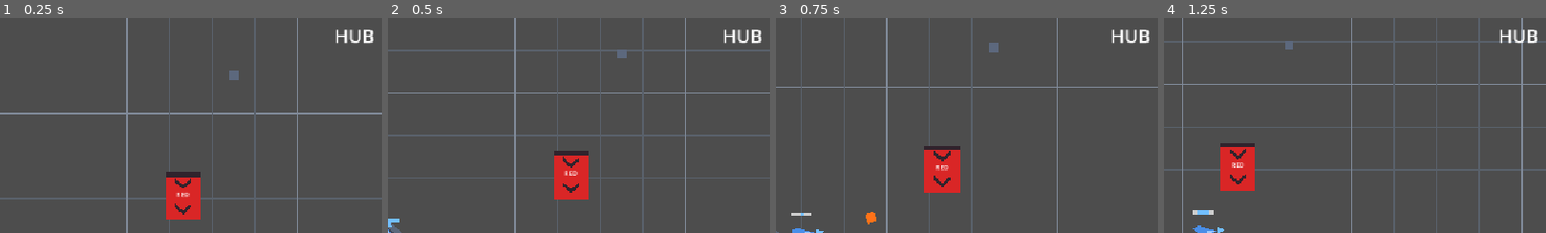
Above: before the commit, frames 1-4 (left to right).
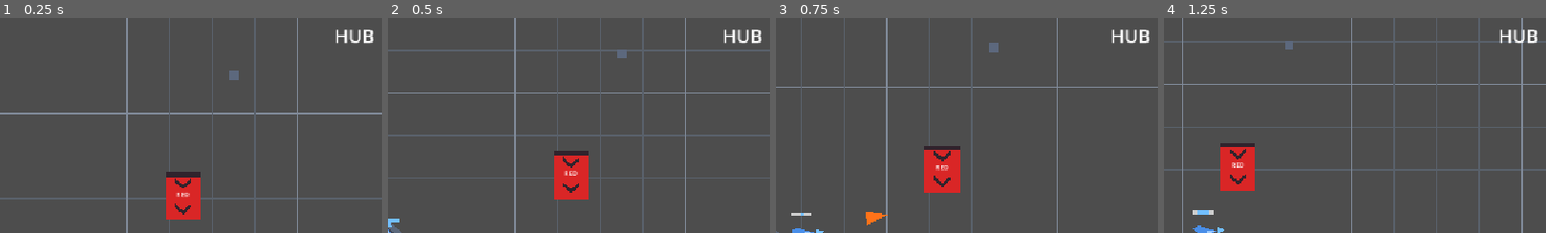
Above: after the commit, the same moments.

Repository: BestestGameStudio/gangU
Game: Godot game, scene res://scenes/main.tscn
Same seed, same stepped clock (60 frames per second), same inputs: the game is played once before the commit and once after it.
Inputs (mouse positions are % of the whole screen's width and height, from its top left):
- Up to frame 1 (0.25 s): no input
- Up to frame 2 (0.5 s): no input
- Up to frame 3 (0.75 s): tap Enter at 0.5 s; move the mouse to (72, 45) at 0.52 s; hold D (move_right) from 0.53 s (still down); hold Space (cast) from 0.53 s (still down)
- Up to frame 4 (1.25 s): keep holding D (move_right); keep holding Space (cast)
The pictures show only the part of the screen within x 50-100%, y 0-50%; the shares and areas given below are measured in that part.

Frames 1-2 are identical in both runs. In frame 3, less than 0.1% of the frame differs, in the area x 23-30%, y 90-97%; in frame 4, nothing differs.

Commit message:
[96] Projectile visual identity: direction-legible dart, per-spell tint (#120)
NEW root-sibling Dart Polygon2D (flat +X arrowhead) follows root flight rotation; additive-only projectile.gd lines tint Dart with spell projectile_color and scale it radius/4 (new decor node only). Existing Visual spin/pulse, root scale, collision untouched. NEW test96_projectile_visual.gd (20 checks) pins dart geometry/tint/scale/no-local-rotation, core preservation, constants, in-flight behavior; 6-FAIL negative leg on pre-merge base. Independent review + reviewer-captured mid-flight frame: instinct-projects.

Diff:
--- a/scenes/projectile.tscn
+++ b/scenes/projectile.tscn
@@ -8,6 +8,9 @@
 [node name="Projectile" type="Area2D"]
 script = ExtResource("1_proj")
 
+[node name="Dart" type="Polygon2D" parent="."]
+polygon = PackedVector2Array(12, 0, -4, 5, -1, 0, -4, -5)
+
 [node name="Visual" type="Polygon2D" parent="."]
 polygon = PackedVector2Array(-4, 0, 0, -4, 4, 0, 0, 4)
 
--- a/scripts/projectile.gd
+++ b/scripts/projectile.gd
@@ -32,6 +32,10 @@
 	$CollisionShape2D.shape = $CollisionShape2D.shape.duplicate() # per-spell radius must not leak across instances (#4 gate)
 	$CollisionShape2D.shape.radius = spell.radius
 	$Visual.color = spell.projectile_color
+	# #96: direction-legible dart - same per-spell tint and radius scale as the
+	# core. Points +X; the root's rotation already faces the flight direction.
+	$Dart.color = spell.projectile_color
+	$Dart.scale = Vector2(spell.radius / 4.0, spell.radius / 4.0)
 	var _vis_scale := spell.radius / 4.0 # Visual polygon is authored at radius 4
 	$Visual.scale = Vector2(_vis_scale, _vis_scale)
 	body_entered.connect(_on_body_entered)
--- /dev/null
+++ b/scripts/test96_projectile_visual.gd
@@ -0,0 +1,98 @@
+extends SceneTree
+## #96 acceptance driver (headless). Proves the projectile visual identity +
+## direction readability pass within its exact window:
+##   dart       - NEW root-sibling "Dart" Polygon2D, exact flat arrowhead
+##                geometry authored pointing +X; root rotation faces flight
+##                direction (setup + homing steer already rotate the root)
+##   tint/scale - Dart gets spell.projectile_color and radius/4 scale, same
+##                as the core (fire_ball orange/2.25, homing beam cyan/3.5)
+##   preserved  - Visual diamond core polygon + tint + radius scale
+##                unchanged; spin/pulse constants unchanged; Visual still
+##                spins in flight while the Dart does NOT rotate locally;
+##                collision circle r4 scene base unchanged (per-spell
+##                radius behavior identical to base)
+## The dart legs FAIL on the old base (no Dart node) - meaningful negative.
+
+const DART_POLY: Array[Vector2] = [Vector2(12, 0), Vector2(-4, 5), Vector2(-1, 0), Vector2(-4, -5)]
+const CORE_POLY: Array[Vector2] = [Vector2(-4, 0), Vector2(0, -4), Vector2(4, 0), Vector2(0, 4)]
+
+var failures := 0
+
+func _check(ok: bool, label: String) -> void:
+	if ok:
+		print("[96] ", label, " -> PASS")
+	else:
+		failures += 1
+		print("[96] ", label, " -> FAIL")
+
+func _poly_pts(p: Polygon2D) -> Array[Vector2]:
+	var out: Array[Vector2] = []
+	for v in p.polygon:
+		out.append(v)
+	return out
+
+func _spawn(spell: Spell, dir: Vector2) -> Area2D:
+	var p: Area2D = load("res://scenes/projectile.tscn").instantiate()
+	var src := Node2D.new()
+	get_root().add_child(src)
+	p.setup(spell, dir, src)
+	get_root().add_child(p)
+	return p
+
+func _initialize() -> void:
+	var root := get_root()
+
+	# ---- scene structure (stringly-loaded, unspawned) ----
+	var scene: PackedScene = load("res://scenes/projectile.tscn")
+	var probe: Area2D = scene.instantiate()
+	var dart_scene := probe.get_node_or_null("Dart") as Polygon2D
+	_check(dart_scene != null, "Dart Polygon2D present as root child")
+	_check(dart_scene != null and _poly_pts(dart_scene) == DART_POLY, "Dart exact arrowhead geometry (+X tip)")
+	var vis_scene := probe.get_node_or_null("Visual") as Polygon2D
+	_check(vis_scene != null and _poly_pts(vis_scene) == CORE_POLY, "Visual diamond core polygon unchanged")
+	var col_scene := probe.get_node_or_null("CollisionShape2D") as CollisionShape2D
+	_check(col_scene != null and col_scene.shape is CircleShape2D and is_equal_approx(col_scene.shape.radius, 4.0), "collision circle r4 scene base unchanged")
+	probe.free()
+
+	# ---- direction legibility of the authored shape ----
+	var xs := DART_POLY.map(func(v): return v.x)
+	_check(xs.max() >= 2.0 * absf(xs.min()), "dart forward-asymmetric (tip clearly ahead of tail)")
+
+	# ---- per-spell tint + radius scale (fire_ball r9 orange) ----
+	var fire: Spell = load("res://resources/spells/fire_ball.tres")
+	var p1 := _spawn(fire, Vector2.RIGHT)
+	await process_frame # _ready (tint/scale) applies on the first idle frame
+	var d1 := p1.get_node_or_null("Dart") as Polygon2D
+	_check(d1 != null, "spawned Dart present (fire_ball)")
+	if d1 != null:
+		_check(d1.color == fire.projectile_color, "Dart per-spell tint (fire orange)")
+		_check(is_equal_approx(d1.scale.x, fire.radius / 4.0) and is_equal_approx(d1.scale.y, fire.radius / 4.0), "Dart radius scale (9/4=2.25)")
+		_check(is_zero_approx(d1.rotation), "Dart local rotation zero (root faces direction)")
+	_check(is_zero_approx(p1.rotation), "root rotation faces +X for +X flight")
+
+	# ---- per-spell tint + radius scale (homing beam r14 cyan) + angled flight ----
+	var hom: Spell = load("res://resources/spells/fire_ball_beam_homing.tres")
+	var p2 := _spawn(hom, Vector2(0, -1))
+	await process_frame
+	var d2 := p2.get_node_or_null("Dart") as Polygon2D
+	_check(d2 != null and d2.color == hom.projectile_color, "Dart per-spell tint (homing cyan)")
+	_check(d2 != null and is_equal_approx(d2.scale.x, hom.radius / 4.0), "Dart radius scale (14/4=3.5)")
+	_check(is_equal_approx(p2.rotation, -PI / 2.0), "root rotation faces -Y for -Y flight")
+
+	# ---- core preserved (tint, scale) ----
+	var v1 := p1.get_node("Visual") as Polygon2D
+	_check(v1.color == fire.projectile_color, "Visual core tint preserved")
+	_check(absf(v1.scale.x - 2.25) < 0.6, "Visual core scale preserved (2.25 +/- pulse)")
+
+	# ---- feel + gameplay constants unchanged ----
+	_check(Projectile.SPIN_RATE == 12.0 and Projectile.PULSE_RATE == 10.0 and Projectile.PULSE_AMP == 0.15, "spin/pulse constants unchanged")
+	_check(Projectile.HOMING_RANGE == 400.0 and Projectile.HOMING_TURN_RATE == 6.0, "homing constants unchanged")
+
+	# ---- in flight: core spins, dart does not rotate locally ----
+	for i in 20:
+		await physics_frame
+	_check(absf(v1.rotation) > 0.1, "Visual core still spins in flight")
+	_check(d1 != null and is_zero_approx(d1.rotation), "Dart holds direction in flight (no local spin)")
+
+	print("[96] DONE failures=%d" % failures)
+	quit(1 if failures > 0 else 0)
Not shown, added: scripts/test96_projectile_visual.gd.uid
